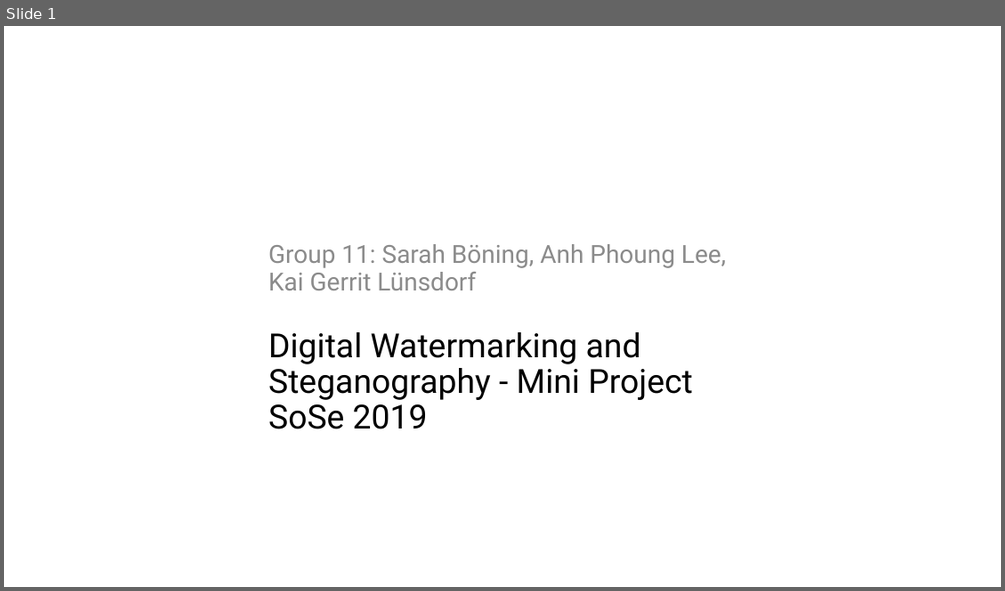
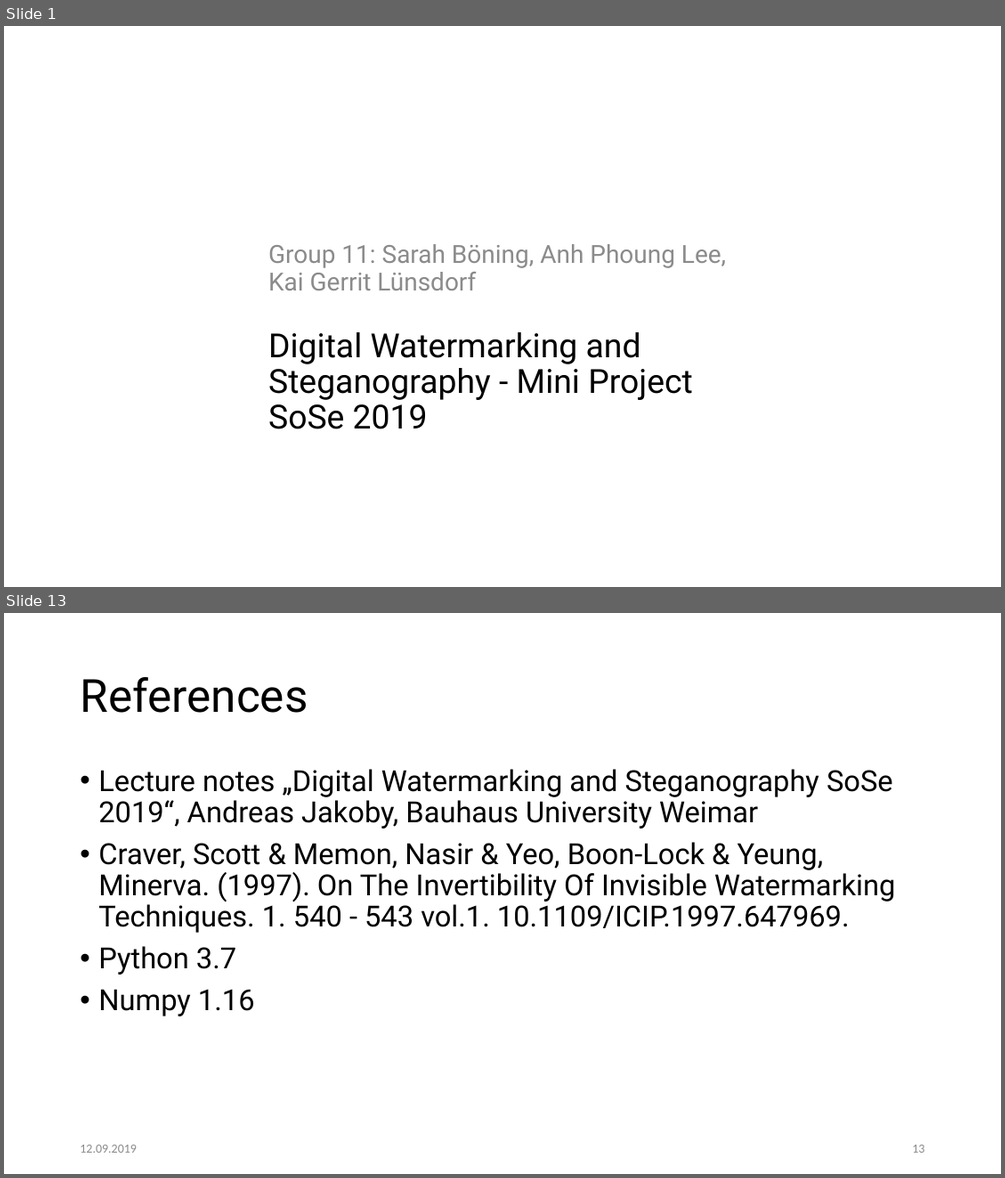
Before and after one commit to SarahBoening/Watermarking-Project, a slide deck: presentation/Presentation Group11.pptx. Shown one above the other, each under a label of ours: slide 1 before the commit, slides 1 and 13 after it; the slides between them are not shown. The pictures are 1005x591 and 1005x1178 pixels, drawn with LibreOffice and Linux fonts; fonts in the diff are those of the drawing; background and template pictures are left out. Boxes give left, top, right and bottom in pixels: in the first picture for what was removed or moved away, otherwise in the second. Text is boxed around its words. In the diff, an @@ line names an element or a change of style, - is before the commit and + after.

```diff
--- a/presentation/Presentation Group11.pptx
+++ b/presentation/Presentation Group11.pptx
@@ slide 13 added at <box>4,613,1001,1174</box>, background #FFFFFF @@
@@ title added at <box>80,677,307,713</box>, 44 pt, text #000000 @@
+References
@@ text added at <box>98,769,895,1016</box>, 28 pt, text #000000 @@
+• Lecture notes „Digital Watermarking and Steganography SoSe 2019“, Andreas Jakoby, Bauhaus University Weimar
+• Craver, Scott & Memon, Nasir & Yeo, Boon-Lock & Yeung, Minerva. (1997). On The Invertibility Of Invisible Watermarking Techniques. 1. 540 - 543 vol.1. 10.1109/ICIP.1997.647969.
+• Python 3.7
+• Numpy 1.16
@@ text added at <box>80,1144,137,1152</box>, 12 pt, text #8C8C8C @@
+12.09.2019
@@ page number added at <box>912,1144,924,1152</box>, 12 pt, text #8C8C8C @@
+13
```
Also in this commit, not shown: 6 slides changed, 5 other slides added, 7 other files.
